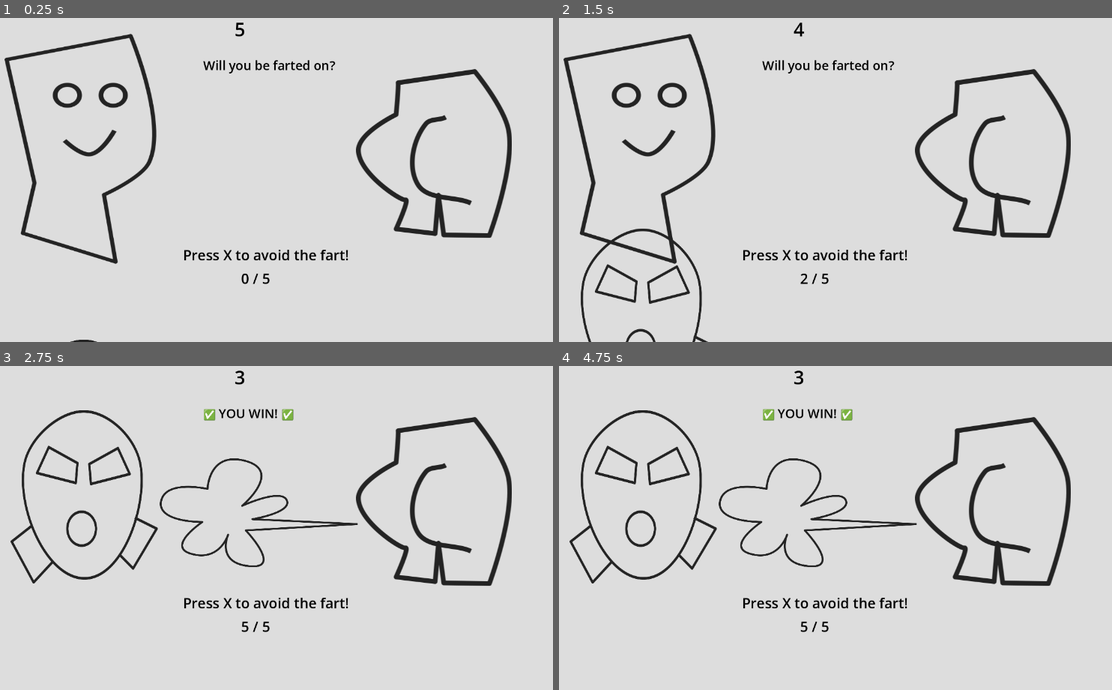
Above: before the commit, frames 1-4 (two rows, left to right).
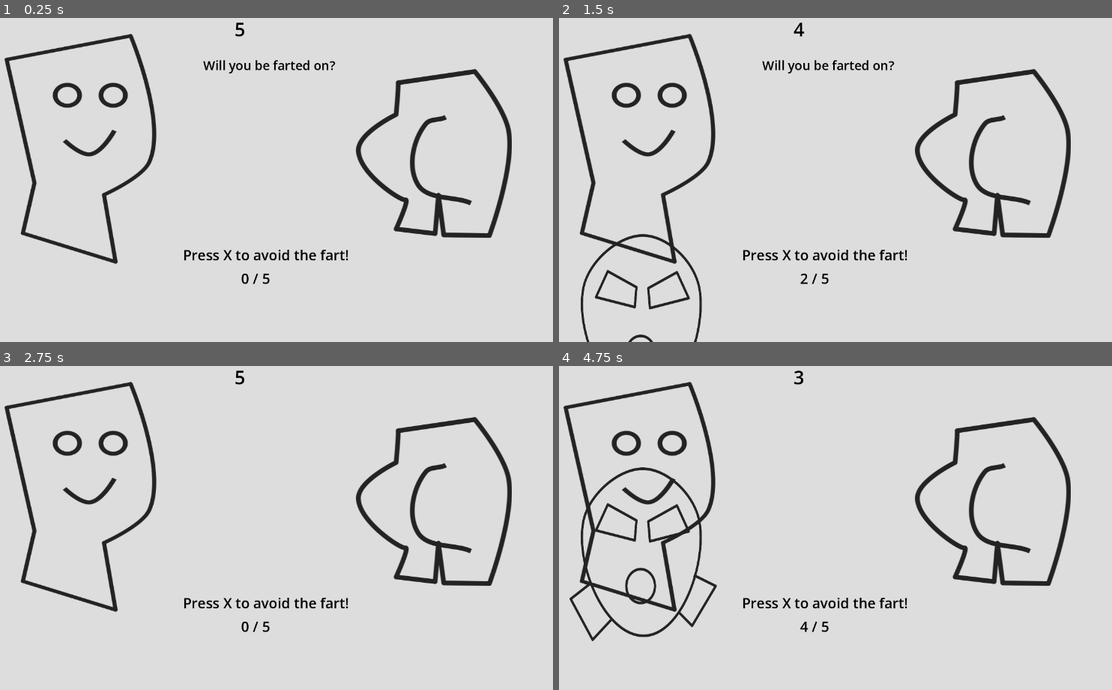
Above: after the commit, the same moments.

Repository: pmedvedevas/gamejam-2026
Game: Godot game, scene res://scenes/game.tscn
Same seed, same stepped clock (60 frames per second), same inputs: the game is played once before the commit and once after it.
Inputs:
- Up to frame 1 (0.25 s): no input
- Up to frame 2 (1.5 s): tap X (press_x) at 0.5 s; hold X (press_x) 0.53-1.28 s; tap Enter (press_enter, bound only after the commit) at 0.8, 1.35 s
- Up to frame 3 (2.75 s): tap X (press_x) at 1.55, 2 s; hold X (press_x) from 2.03 s (still down); tap Enter (press_enter, bound only after the commit) at 2.3 s
- Up to frame 4 (4.75 s): release X (press_x) at 2.78 s; tap Enter (press_enter, bound only after the commit) at 2.85, 3.8, 4.35 s; tap X (press_x) at 3.05, 3.5, 4.55 s; hold X (press_x) 3.53-4.28 s

The runs differ from the first frame. In frame 1, less than 0.1% of the frame differs, in the area x 12-18%, y 99-100%; in frame 2, 1.5%; in frame 3, 4.9%; in frame 4, 6.2%, in the area x 0-65%, y 4-85%.

Commit message:
Add restart functionality

Diff:
--- a/project.godot
+++ b/project.godot
@@ -31,6 +31,11 @@
 "events": [Object(InputEventKey,"resource_local_to_scene":false,"resource_name":"","device":-1,"window_id":0,"alt_press …(192 unchanged characters)…
 ]
 }
+press_enter={
+"deadzone": 0.2,
+"events": [Object(InputEventKey,"resource_local_to_scene":false,"resource_name":"","device":-1,"window_id":0,"alt_pressed":false,"shift_pressed":false,"ctrl_pressed":false,"meta_pressed":false,"pressed":false,"keycode":0,"physical_keycode":4194309,"key_label":0,"unicode":0,"location":0,"echo":false,"script":null)
+]
+}
 
 [physics]
 
--- a/scenes/game.tscn
+++ b/scenes/game.tscn
@@ -61,6 +61,83 @@
 &"live": SubResource("Animation_kvpfn")
 }
 
+[sub_resource type="Animation" id="Animation_gee14"]
+length = 0.001
+tracks/0/type = "value"
+tracks/0/imported = false
+tracks/0/enabled = true
+tracks/0/path = NodePath("RestartLabel:theme_override_font_sizes/font_size")
+tracks/0/interp = 1
+tracks/0/loop_wrap = true
+tracks/0/keys = {
+"times": PackedFloat32Array(0),
+"transitions": PackedFloat32Array(1),
+"update": 1,
+"values": [100]
+}
+tracks/1/type = "value"
+tracks/1/imported = false
+tracks/1/enabled = true
+tracks/1/path = NodePath("RestartLabel:visible")
+tracks/1/interp = 1
+tracks/1/loop_wrap = true
+tracks/1/keys = {
+"times": PackedFloat32Array(0),
+"transitions": PackedFloat32Array(1),
+"update": 1,
+"values": [false]
+}
+
+[sub_resource type="Animation" id="Animation_kvuet"]
+resource_name = "disappear"
+tracks/0/type = "value"
+tracks/0/imported = false
+tracks/0/enabled = true
+tracks/0/path = NodePath("RestartLabel:visible")
+tracks/0/interp = 1
+tracks/0/loop_wrap = true
+tracks/0/keys = {
+"times": PackedFloat32Array(0),
+"transitions": PackedFloat32Array(1),
+"update": 1,
+"values": [false]
+}
+
+[sub_resource type="Animation" id="Animation_dinhu"]
+resource_name = "flash"
+loop_mode = 2
+tracks/0/type = "value"
+tracks/0/imported = false
+tracks/0/enabled = true
+tracks/0/path = NodePath("RestartLabel:theme_override_font_sizes/font_size")
+tracks/0/interp = 2
+tracks/0/loop_wrap = true
+tracks/0/keys = {
+"times": PackedFloat32Array(0, 1),
+"transitions": PackedFloat32Array(1, 1),
+"update": 0,
+"values": [100, 110]
+}
+tracks/1/type = "value"
+tracks/1/imported = false
+tracks/1/enabled = true
+tracks/1/path = NodePath("RestartLabel:visible")
+tracks/1/interp = 1
+tracks/1/loop_wrap = true
+tracks/1/keys = {
+"times": PackedFloat32Array(0),
+"transitions": PackedFloat32Array(1),
+"update": 1,
+"values": [true]
+}
+
+[sub_resource type="AnimationLibrary" id="AnimationLibrary_kvuet"]
+_data = {
+&"RESET": SubResource("Animation_gee14"),
+&"disappear": SubResource("Animation_kvuet"),
+&"flash": SubResource("Animation_dinhu")
+}
+
 [node name="Game" type="Node2D" unique_id=1918586694]
 script = ExtResource("1_uwrxv")
 
@@ -134,3 +211,17 @@
 theme_override_colors/font_color = Color(0, 0, 0, 1)
 theme_override_font_sizes/font_size = 27
 text = "Will you be farted on?"
+
+[node name="RestartLabel" type="Label" parent="UI" unique_id=1867899397]
+visible = false
+offset_left = 95.0
+offset_top = 249.0
+offset_right = 1144.0
+offset_bottom = 522.0
+theme_override_colors/font_color = Color(0, 0, 0, 1)
+theme_override_font_sizes/font_size = 100
+text = "Press Enter to Restart"
+horizontal_alignment = 1
+
+[node name="RestartAnimationPlayer" type="AnimationPlayer" parent="UI" unique_id=1240530792]
+libraries/ = SubResource("AnimationLibrary_kvuet")
--- a/scripts/game.gd
+++ b/scripts/game.gd
@@ -22,6 +22,9 @@
 @onready var face: Sprite2D = $Visuals/Face
 
 @onready var face_animation_player: AnimationPlayer = $Visuals/FaceAnimationPlayer
+@onready var restart_animation_player: AnimationPlayer = $UI/RestartAnimationPlayer
+
+@onready var mask: Sprite2D = $Visuals/Mask
 
 func _ready():
 	update_ui_labels()
@@ -44,6 +47,8 @@
 
 func _input(event):
 	if not running:
+		if event.is_action_pressed("press_enter"):
+			restart_game()
 		return
 
 	if event.is_action_pressed("press_x"):
@@ -60,14 +65,34 @@
 	if press_label:
 		press_label.text = "%d / %d" % [press_count, REQUIRED_PRESSES]
 
+func restart_game():
+	press_count = 0
+	time_left = TIME_LIMIT
+	running = true
+
+	fart.visible = false
+	face.visible = true
+	result_label.text = ""
+
+	if face_animation_player.is_playing():
+		face_animation_player.stop()
+	if restart_animation_player.is_playing():
+		restart_animation_player.play("disappear")
+
+	mask.set_initial_position()
+
+	update_ui_labels()
+
 func on_win():
 	result_label.text = "✅ YOU WIN! ✅"
 	fart.visible = true
 	face.visible = false
+	restart_animation_player.play("flash")
 	emit_signal("win")
 
 func on_lose():
 	result_label.text = "❌ LOSER! ❌"
 	fart.visible = true
 	face_animation_player.play("die")
+	restart_animation_player.play("flash")
 	emit_signal("lose")
--- a/scripts/mask.gd
+++ b/scripts/mask.gd
@@ -3,7 +3,7 @@
 @onready var game := get_tree().current_scene
 @onready var face: Sprite2D = $"../Face"
 
-const START_Y := 900.0
+const START_Y := 920.0
 
 var end_y
 var steps
@@ -27,3 +27,6 @@
 
 	if position.y < end_y:
 		position.y = end_y
+
+func set_initial_position():
+	position.y = START_Y
